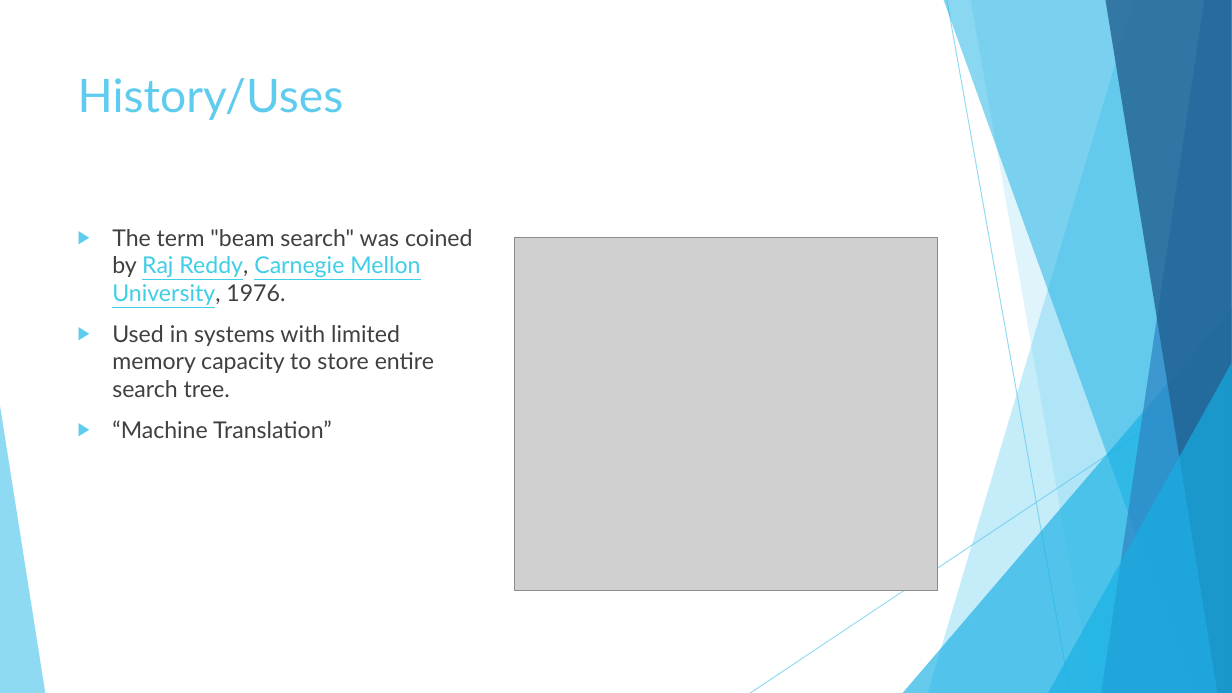
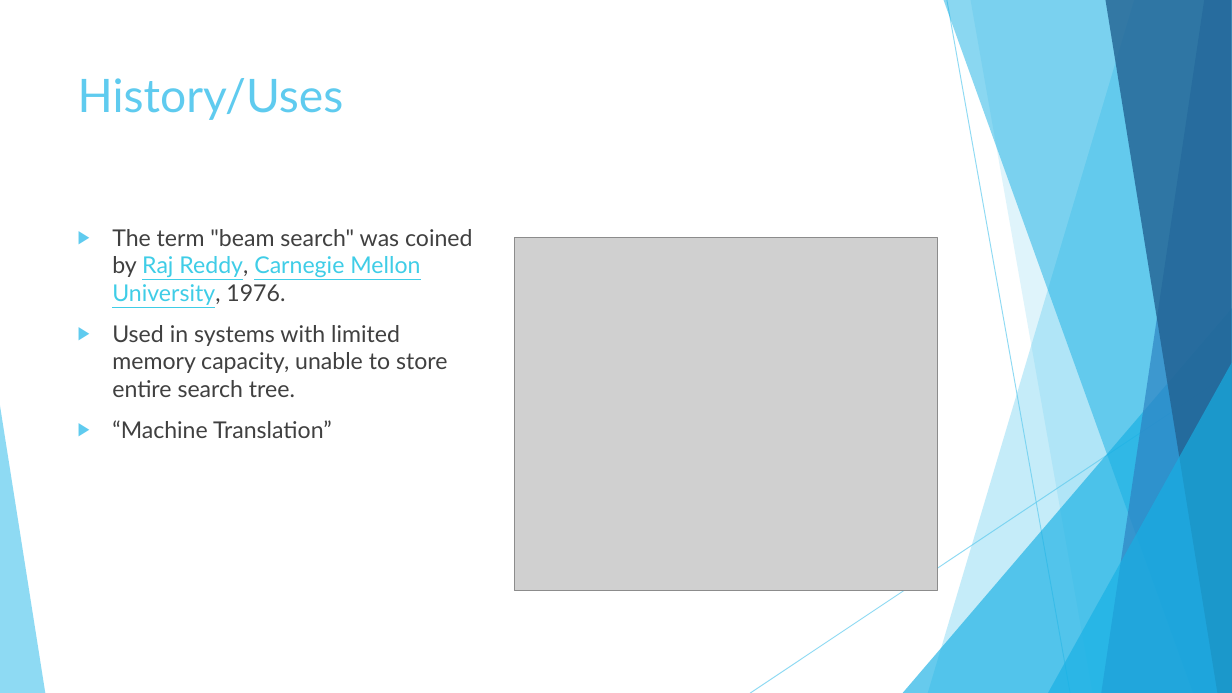
Before and after one commit to nbelliot/comp401, a slide deck: slide 3 of presentation2/Presentation.pptx. Drawn at 1232x693 pixels with LibreOffice and Linux fonts; fonts in the diff are those of the drawing; grey boxes stand for pictures. Boxes give left, top, right and bottom in pixels: in the first picture for what was removed or moved away, otherwise in the second. Text is boxed around its words. In the diff, an @@ line names an element or a change of style, - is before the commit and + after.

```diff
--- a/presentation2/Presentation.pptx
+++ b/presentation2/Presentation.pptx
@@ text at (x1=112, y1=325, x2=447, y2=397): text changed @@
-▶ Used in systems with limited memory capacity to store entire search tree.
+▶ Used in systems with limited memory capacity, unable to store entire search tree.
```
Also in this commit, not shown: 2 other slides changed, 2 slides added, 1 slide removed, 3 other files.
